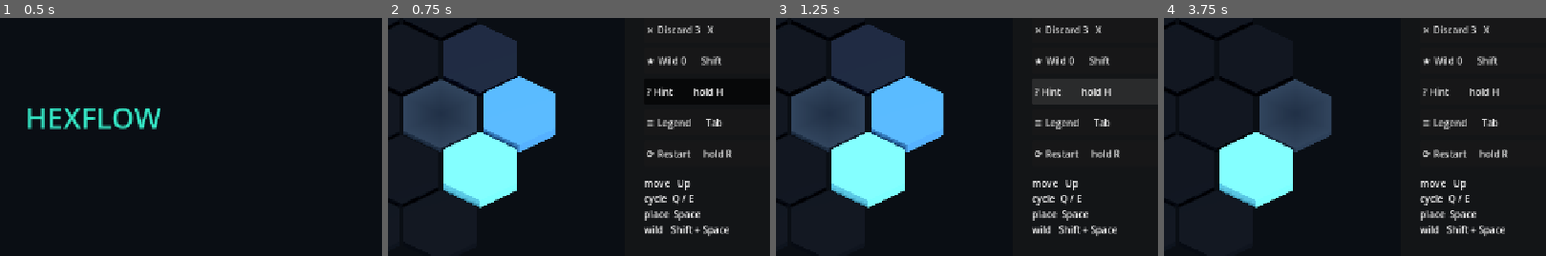
Above: before the commit, frames 1-4 (left to right).
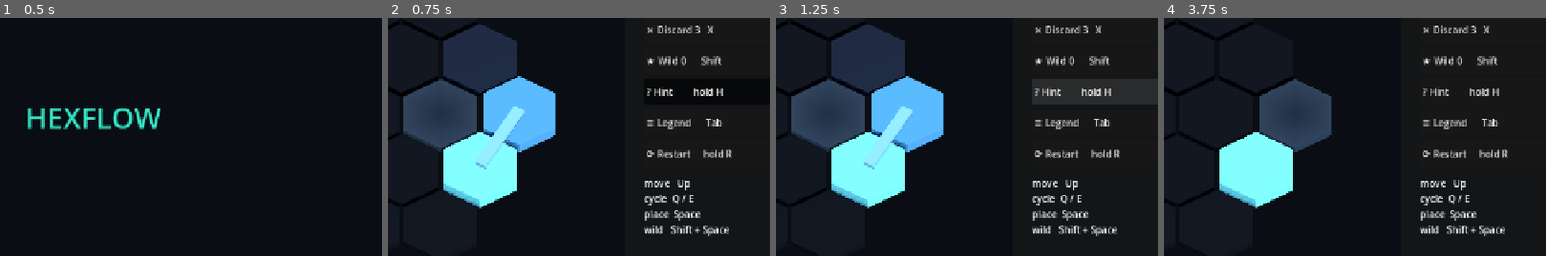
Above: after the commit, the same moments.

Repository: iszlai/hex-game
Game: Godot game, scene res://src/scenes/boot/boot.tscn
Two runs of this game, one before a commit and one after it. Both use one fixed random seed, a clock stepped at 60 frames per second and the inputs below.
Inputs (mouse positions are % of the whole screen's width and height, from its top left):
- Up to frame 1 (0.5 s): no input
- Up to frame 2 (0.75 s): tap Enter at 0.5 s; move the mouse to (72, 45) at 0.52 s; hold Right (board_move_right) from 0.53 s (still down); hold Space (board_confirm) from 0.53 s (still down); click (72, 45) at 0.67 s
- Up to frame 3 (1.25 s): keep holding Right (board_move_right); keep holding Space (board_confirm)
- Up to frame 4 (3.75 s): release Right (board_move_right) at 1.25 s; release Space (board_confirm) at 1.25 s; click "⟳ Restart hold R" at 1.25 s; click "⟳ Restart hold R" at 2 s; click "⟳ Restart hold R" at 2.75 s; click "↺ Undo Z" at 3.5 s
The pictures show only the part of the screen within x 38-88%, y 29-79%; the shares and areas given below are measured in that part.

Frame 1 is identical in both runs. In frame 2, 0.6% of the frame differs, in the area x 23-36%, y 37-64%; in frame 3, 0.6%; in frame 4, nothing differs.

Commit message:
Draw the path as one continuous stroke
The 3D board could say which cells were joined — C-22 raises them — but not in
what order. A route that doubles back through its own row was two rows of raised
tiles and no way to read which came first, and §13.1's "single continuous line
of light" was not on screen at all.

`BoardLinks` is the second of the two multimeshes §20's draw-call budget already
reserves for the board: one bar per edge, laid on the tile tops, carrying the
grey-box's depth gradient so the far end of a long path is visibly the far end.
Portal jumps draw as the grey-box's dashed tether — thinner and unlit, because
§6 calls it faint, which keeps it distinguishable from a lattice step by two
channels that are not colour.

The buffer is sized once for the longest path a board can hold and drawn with
`visible_instance_count`, so a placement rewrites instances rather than
reallocating (C4). The ribbon is rebuilt rather than appended to, because `edges`
is popped on undo and a stroke that only grew would leave the undone step lit.

Two things the screenshots did not catch and the tests did. The bar was centred
on the tile surface rather than standing on it, so half of it was buried in a
tile of the same colour — visible once I looked, which is why the tint is now
lightened off its own path colour. And every face of the bar mesh was wound
inside out: with emission carrying most of the brightness it looked fine in a
capture, and only the normals assertion said otherwise.

Co-Authored-By: Claude Opus 5 <noreply@anthropic.com>

Diff:
--- /dev/null
+++ b/hexflow/src/view/board_links.gd
@@ -0,0 +1,227 @@
+## The path as one continuous stroke: a ribbon of light laid over the tiles it has
+## joined, plus a dashed tether wherever the route jumped through a portal.
+##
+## §13.3 draws connectors as rounded capsules in a second SDF pass. C-18 has no
+## canvas pass to put them in, so they are geometry like everything else on this
+## board — one `MultiMesh` of bars, which is the "one MultiMesh for connectors"
+## §20's draw-call budget already reserved.
+##
+## Without them a route reads as a row of separately raised tiles rather than as a
+## line: [BoardTiles] can say *which* cells are joined, but not in what order, and
+## a path that crosses its own row twice becomes ambiguous. The ribbon carries the
+## same depth gradient the grey-box's connectors did (§13.3), so which end is the
+## near end survives here too.
+##
+## The instance buffer is allocated once for the worst case a level can reach and
+## the live prefix is shown with `visible_instance_count`, so a placement rewrites
+## instances and never reallocates (C4). There is no `_process` and no `_draw`.
+class_name BoardLinks
+extends MultiMeshInstance3D
+
+const SHADER := "res://src/view/shaders/path_link.gdshader"
+
+## Kind codes, written into `INSTANCE_CUSTOM.r`; the shader lights the two
+## differently. A wire format: append, never renumber.
+enum Kind { LINK = 0, TETHER = 1 }
+
+## Ribbon width and thickness as fractions of the cell circumradius. The grey-box
+## drew its connectors at 0.30 of a cell; this is a little narrower because a solid
+## bar in three dimensions reads heavier than a flat stroke does.
+const LINK_WIDTH := 0.26
+const LINK_HEIGHT := 0.09
+
+## How far the ribbon is lifted off its own path colour. See [method _colour_at].
+const LINK_LIGHTEN := 0.15
+
+## A portal jump is not a lattice step, so it is not drawn like one: dashes, and a
+## thinner ribbon. Two channels that are not colour (§21) — the grey-box used the
+## same dashes for the same reason.
+const TETHER_WIDTH := 0.12
+const TETHER_DASHES := 5
+## Fraction of each dash's slot left empty, which is what makes it a dash.
+const TETHER_GAP := 0.45
+
+## Lift above the tile top, as a fraction of the circumradius. Enough to sit *on*
+## the tiles rather than inside them; small enough that the ribbon still reads as
+## lying on the board rather than floating over it.
+const LIFT := 0.012
+
+@export var palette: Palette = null
+
+var _tiles: BoardTiles = null
+var _board: Board = null
+var _state: GameState = null
+var _layout: HexLayout = null
+var _depth: Dictionary = {}
+var _segments: Array = []    # of [Vector3 from, Vector3 to, Kind, Color]
+
+
+func _ready() -> void:
+	if palette == null:
+		palette = load("res://src/data/palettes/neon_dark.tres")
+
+
+## Allocates the buffer for the longest path [param state]'s board could ever hold
+## and fills in whatever it holds now. Called once per level; every later change
+## goes through [method rebuild], which allocates no instances.
+func bind(state: GameState, layout: HexLayout, tiles: BoardTiles) -> void:
+	_state = state
+	_board = state.board
+	_layout = layout
+	_tiles = tiles
+
+	var mm := MultiMesh.new()
+	mm.transform_format = MultiMesh.TRANSFORM_3D
+	mm.use_colors = true
+	mm.use_custom_data = true
+	mm.mesh = build_bar_mesh()
+	mm.instance_count = capacity_for(_board)
+	multimesh = mm
+
+	if material_override == null:
+		var mat := ShaderMaterial.new()
+		mat.shader = load(SHADER)
+		material_override = mat
+
+	rebuild()
+
+
+## How many instances a level on [param board] can ever need.
+##
+## Every edge joins exactly one cell that was not in the path before, so a path can
+## hold at most `cells - 1` of them; each portal edge costs [constant
+## TETHER_DASHES] instead of one, and a pair can be traversed at most once because
+## the second entry finds its twin already joined.
+static func capacity_for(board: Board) -> int:
+	return maxi(1, board.size() - 1 + board.portal_pairs().size() * (TETHER_DASHES - 1))
+
+
+## Recomputes the whole ribbon from the live path. Called after each move — and
+## after an undo, which is why it is rebuilt rather than appended to: `edges` is
+## popped on undo, and a ribbon that only ever grew would leave the undone step
+## lit.
+func rebuild() -> void:
+	if multimesh == null or _state == null:
+		return
+	_depth = PathDepth.of(_state)
+	_segments = segments()
+	var live: int = mini(_segments.size(), multimesh.instance_count)
+	for i: int in range(live):
+		multimesh.set_instance_transform(i, transform_of(i))
+		multimesh.set_instance_color(i, tint_of(i))
+		multimesh.set_instance_custom_data(i, custom_of(i))
+	# The rest of the buffer keeps whatever it last held and is simply not drawn.
+	multimesh.visible_instance_count = live
+
+
+## One entry per bar to draw, in path order: `[from, to, kind, colour]` with the
+## ends already lifted onto the tile tops they run between. Computed apart from the
+## push because instance data cannot be read back under the headless renderer.
+func segments() -> Array:
+	var out: Array = []
+	for e: Variant in _state.edges:
+		var edge: Array = e
+		var from: Vector3i = edge[0]
+		var to: Vector3i = edge[2]
+		if not _board.has(from) or not _board.has(to):
+			continue
+		var a: Vector3 = _top_of(from)
+		var b: Vector3 = _top_of(to)
+		if int(edge[1]) == Direction.PORTAL:
+			# A tether spans two cells that are not neighbours, so it is cut into
+			# dashes rather than drawn as one long bar.
+			for i: int in range(TETHER_DASHES):
+				var t0: float = (float(i) + TETHER_GAP * 0.5) / float(TETHER_DASHES)
+				var t1: float = (float(i) + 1.0 - TETHER_GAP * 0.5) / float(TETHER_DASHES)
+				out.append([a.lerp(b, t0), a.lerp(b, t1), Kind.TETHER, palette.portal])
+		else:
+			out.append([a, b, Kind.LINK, _colour_at(to)])
+	return out
+
+
+func count() -> int:
+	return _segments.size()
+
+
+func kind_of(i: int) -> Kind:
+	return _segments[i][2] as Kind
+
+
+## Where bar [param i] runs and how thick it is: length along its own x, thickness
+## up, width across. The bar mesh is a unit cube, so the basis is the whole shape.
+func transform_of(i: int) -> Transform3D:
+	var from: Vector3 = _segments[i][0]
+	var to: Vector3 = _segments[i][1]
+	var tether: bool = kind_of(i) == Kind.TETHER
+	var along: Vector3 = to - from
+	var length: float = along.length()
+	var dir: Vector3 = along / maxf(length, 0.0001)
+	# `side` is horizontal by construction and `up` is square to both, so a bar
+	# between tiles of different heights still lies flat rather than rolling.
+	var side: Vector3 = dir.cross(Vector3.UP).normalized()
+	var up: Vector3 = side.cross(dir).normalized()
+	var width: float = _layout.size * (TETHER_WIDTH if tether else LINK_WIDTH)
+	var height: float = _layout.size * LINK_HEIGHT
+	# The bar mesh is centred on its own origin, so half of it would be sunk into
+	# the tile it lies on — and a ribbon the same colour as the tile under it, half
+	# buried in it, is a ribbon nobody can see. Lift by half its thickness so it
+	# stands *on* the surface.
+	return Transform3D(
+		Basis(dir * length, up * height, side * width),
+		(from + to) * 0.5 + up * height * 0.5
+	)
+
+
+func tint_of(i: int) -> Color:
+	return _segments[i][3] as Color
+
+
+func custom_of(i: int) -> Color:
+	return Color(float(kind_of(i)), 0.0, 0.0, 0.0)
+
+
+## The same gradient the grey-box's connectors used, from the same tokens: a
+## connector takes the colour of the cell it leads *to*, so the stroke darkens
+## along the route and the far end of a long path is visibly the far end (§13.3).
+##
+## Lightened, because in 3D the ribbon lies on tiles that are *already* filled with
+## that exact colour (C-22 tinted them the same way) — at the token's own value the
+## stroke is invisible on its own path. The grey-box lightened its path outlines by
+## the same trick and for the same reason.
+func _colour_at(cell: Vector3i) -> Color:
+	return palette.path_at_depth(int(_depth.get(cell, 0)), maxi(1, _depth.size())) \
+		.lightened(LINK_LIGHTEN)
+
+
+func _top_of(cell: Vector3i) -> Vector3:
+	return _layout.to_plane(cell) + Vector3.UP * (_tiles.top_of(cell) + _layout.size * LIFT)
+
+
+## A unit bar: 1 long on x, 1 thick on y, 1 wide on z, centred on its own origin so
+## a bar is placed by its midpoint. Normals come from
+## [method SurfaceTool.generate_normals] for the same reason [BoardTiles]' prism
+## does — the winding is then the engine's convention rather than a reading of it.
+static func build_bar_mesh() -> ArrayMesh:
+	var st := SurfaceTool.new()
+	st.begin(Mesh.PRIMITIVE_TRIANGLES)
+	st.set_smooth_group(-1)
+	var h := 0.5
+	# Six faces, each two triangles, wound counter-clockwise seen from outside.
+	var faces: Array = [
+		[Vector3(h, -h, -h), Vector3(h, h, -h), Vector3(h, h, h), Vector3(h, -h, h)],
+		[Vector3(-h, -h, h), Vector3(-h, h, h), Vector3(-h, h, -h), Vector3(-h, -h, -h)],
+		[Vector3(-h, h, -h), Vector3(-h, h, h), Vector3(h, h, h), Vector3(h, h, -h)],
+		[Vector3(-h, -h, h), Vector3(-h, -h, -h), Vector3(h, -h, -h), Vector3(h, -h, h)],
+		[Vector3(-h, -h, h), Vector3(h, -h, h), Vector3(h, h, h), Vector3(-h, h, h)],
+		[Vector3(h, -h, -h), Vector3(-h, -h, -h), Vector3(-h, h, -h), Vector3(h, h, -h)],
+	]
+	for f: Variant in faces:
+		var q: Array = f
+		# Reversed, because the quads above are listed anticlockwise seen from
+		# outside and Godot's front face is the clockwise one. Every normal came out
+		# pointing into the bar until the test above said so.
+		for tri: Array in [[0, 2, 1], [0, 3, 2]]:
+			for k: int in tri:
+				st.add_vertex(q[k] as Vector3)
+	st.generate_normals()
+	return st.commit()
--- a/hexflow/src/view/board_view_3d.gd
+++ b/hexflow/src/view/board_view_3d.gd
@@ -17,9 +17,9 @@
 ## Both are the best available answer, and both are computed once per event — never
 ## per frame (C4).
 ##
-## What it holds: the camera, the layout, the screen-space mapping, and two
-## multimeshes — [BoardTiles] for the cells and [BoardMarks] for the §6 modifiers
-## standing on them.
+## What it holds: the camera, the layout, the screen-space mapping, and three
+## multimeshes — [BoardTiles] for the cells, [BoardLinks] for the path laid over
+## them and [BoardMarks] for the §6 modifiers standing on them.
 class_name BoardView3D
 extends SubViewportContainer
 
@@ -37,6 +37,7 @@
 var camera: BoardCamera = null
 var viewport: SubViewport = null
 var tiles: BoardTiles = null
+var links: BoardLinks = null
 var marks: BoardMarks = null
 var layout: HexLayout = null
 
@@ -71,6 +72,7 @@
 		TILE_TOP_RATIO)))
 	camera.frame_play_area(play_area)
 	tiles.bind(state, layout)
+	links.bind(state, layout, tiles)
 	marks.bind(state, layout, tiles)
 	_recompute_positions(camera.yaw_radians())
 
@@ -79,8 +81,9 @@
 ## level screen: the same four calls, in the same order, meaning the same things.
 func rebuild() -> void:
 	tiles.rebuild()
-	# After the tiles, always: a mark sits on top of the tile it labels, so it has
-	# to be told where that top is *after* a placement has raised it.
+	# After the tiles, always: both of these sit on top of the tiles, so they have
+	# to be told where the tops are *after* a placement has raised them.
+	links.rebuild()
 	marks.rebuild()
 
 
@@ -160,9 +163,15 @@
 	tiles.name = "BoardTiles"
 	tiles.palette = palette
 	viewport.add_child(tiles)
-	# The §6 modifiers, in a second multimesh: they are marks on tiles rather than
-	# kinds of tile, so they cannot ride C-22's height channel and cannot share the
-	# tiles' mesh either (C-23).
+	# The path itself, as the ribbon of §13.3 — the second of the two multimeshes
+	# §20's draw-call budget reserves for the board.
+	links = BoardLinks.new()
+	links.name = "BoardLinks"
+	links.palette = palette
+	viewport.add_child(links)
+	# The §6 modifiers, in a third: they are marks on tiles rather than kinds of
+	# tile, so they cannot ride C-22's height channel and cannot share either mesh
+	# (C-23).
 	marks = BoardMarks.new()
 	marks.name = "BoardMarks"
 	marks.palette = palette
--- /dev/null
+++ b/hexflow/src/view/shaders/path_link.gdshader
@@ -0,0 +1,35 @@
+// The connectors of §13.3, on C-18's geometry: the bars [BoardLinks] lays between
+// joined tiles, all of them in one draw call.
+//
+// Lit like the tiles are, so the ribbon belongs to the same board — but with a
+// little emission of its own, because §13.1 asks the path to read as "a single
+// continuous line of light" and a purely lit bar goes dark on the shadowed side of
+// a turn. A tether does not glow: §6 calls it faint, and it describes topology
+// rather than being part of the route.
+//
+// Colour arrives per instance from `palette.gd` (§13.2) — no literal in here, so
+// §21's palettes stay a `.tres` swap.
+//
+// INSTANCE_CUSTOM:
+//   r  BoardLinks.Kind — 0 a lattice connector, 1 a portal tether
+shader_type spatial;
+render_mode cull_back, diffuse_burley, specular_schlick_ggx;
+
+const float LINK_GLOW = 0.35;
+
+varying vec3 tint;
+varying flat float kind;
+
+void vertex() {
+	tint = COLOR.rgb;
+	kind = INSTANCE_CUSTOM.r;
+}
+
+void fragment() {
+	ALBEDO = tint;
+	// Smoother and shinier than a tile, so the ribbon separates from the prism it
+	// lies on without needing a second colour to do it.
+	ROUGHNESS = 0.32;
+	SPECULAR = 0.35;
+	EMISSION = tint * mix(LINK_GLOW, 0.0, kind);
+}
--- /dev/null
+++ b/hexflow/tests/unit/test_board_links.gd
@@ -0,0 +1,235 @@
+## @core — the path as one continuous stroke (§13.3 on C-18's geometry).
+##
+## The connectors carry what the tiles cannot. [BoardTiles] says *which* cells are
+## joined; only the ribbon says in what **order** they were joined, which is the
+## whole of §13.3's "reads as one continuous stroke" and the only thing that keeps
+## a path that doubles back through its own row unambiguous. So the claims here are
+## about the run of the ribbon, its gradient, and the fact that it shrinks again on
+## undo — plus the buffer discipline that keeps a placement from reallocating.
+extends GutTest
+
+const PLAY := Vector2(880.0, 688.0)
+
+var _view: BoardView3D = null
+var _links: BoardLinks = null
+var _tiles: BoardTiles = null
+var _state: GameState = null
+var _layout: HexLayout = null
+var _palette: Palette = null
+
+
+func before_each() -> void:
+	_palette = load("res://src/data/palettes/neon_dark.tres")
+	_state = GameState.start(Fixtures.fixed_level(Fixtures.shortest_route_tiles()))
+	_bind(_state)
+
+
+func _bind(state: GameState) -> void:
+	_view = BoardView3D.new()
+	add_child_autofree(_view)
+	_view.bind(state, PLAY)
+	_links = _view.links
+	_tiles = _view.tiles
+	_layout = _view.layout
+
+
+## A level whose straight NE route runs into a portal, so the path takes a jump and
+## the ribbon has to draw a tether. The fixture board's own portals sit off the
+## diagonal on purpose, which is exactly why they cannot serve here.
+func _portal_state() -> GameState:
+	var board := Board.build(
+		3, Fixtures.START, Fixtures.cells([Fixtures.GOAL]), [] as Array[Vector3i],
+		[[Vector3i(-1, 0, 1), Vector3i(2, -1, -1)]]
+	)
+	var level := Level.build(board, Fixtures.dirs(Fixtures.shortest_route_tiles()))
+	level.id = "fixture_portal_route"
+	return GameState.start(level)
+
+
+func _place_along_the_route(steps: int) -> void:
+	for i: int in range(steps):
+		assert_true(_state.place(_state.legal_targets()[0]), "step %d must be placeable" % i)
+		_view.rebuild()
+
+
+func _links_only() -> Array:
+	var out: Array = []
+	for i: int in range(_links.count()):
+		if _links.kind_of(i) == BoardLinks.Kind.LINK:
+			out.append(i)
+	return out
+
+
+func test_the_ribbon_starts_empty_and_grows_one_bar_per_placement() -> void:
+	assert_eq(_links.count(), 0, "nothing is joined yet, so there is no stroke")
+	assert_eq(_links.multimesh.visible_instance_count, 0)
+	for i: int in range(4):
+		_place_along_the_route(1)
+		assert_eq(_links.count(), i + 1, "one bar per step")
+		assert_eq(_links.multimesh.visible_instance_count, i + 1,
+			"and only the live prefix is drawn")
+
+
+## C4: the buffer is sized once for the worst case a level can reach, and a
+## placement rewrites instances rather than reallocating them.
+func test_a_placement_never_reallocates_the_buffer() -> void:
+	var mm: MultiMesh = _links.multimesh
+	var mesh: Mesh = mm.mesh
+	var capacity: int = mm.instance_count
+	assert_gte(capacity, _state.board.size() - 1, "room for the longest path")
+	_place_along_the_route(5)
+	assert_same(_links.multimesh, mm, "same multimesh")
+	assert_same(_links.multimesh.mesh, mesh, "same mesh")
+	assert_eq(_links.multimesh.instance_count, capacity, "same allocation")
+
+
+## Every edge joins exactly one previously unjoined cell, so the path can never
+## outrun the buffer. Played to exhaustion rather than argued, because an
+## off-by-one here is a silently vanishing connector.
+func test_the_ribbon_never_outruns_its_buffer() -> void:
+	var state := GameState.start(Fixtures.seeded_level(20260730))
+	_bind(state)
+	var guard: int = 0
+	while state.legal_targets().size() > 0 and guard < 200:
+		state.place(state.legal_targets()[0])
+		_view.rebuild()
+		assert_lte(_links.count(), _links.multimesh.instance_count,
+			"the ribbon must fit the buffer at %d placements" % state.placements)
+		guard += 1
+	assert_gt(state.placements, 3, "the fixture must actually have played")
+
+
+func test_nothing_runs_per_frame() -> void:
+	assert_false(_links.has_method("_process"), "no _process")
+	assert_false(_links.has_method("_draw"), "no _draw")
+
+
+## A bar runs from one tile top to the next and stands *on* them. Half-sunk is how
+## the first attempt looked on screen: a ribbon the colour of the tile beneath it,
+## buried in that tile, is a ribbon nobody can see.
+func test_a_bar_runs_between_the_two_tile_tops_it_joins() -> void:
+	_place_along_the_route(3)
+	var segs: Array = _links.segments()
+	for i: int in range(segs.size()):
+		var edge: Array = _state.edges[i]
+		var from: Vector3i = edge[0]
+		var to: Vector3i = edge[2]
+		var a: Vector3 = (segs[i] as Array)[0]
+		var b: Vector3 = (segs[i] as Array)[1]
+		assert_almost_eq(a.x, _layout.to_plane(from).x, 0.01, "bar %d leaves %v" % [i, from])
+		assert_almost_eq(b.z, _layout.to_plane(to).z, 0.01, "bar %d arrives at %v" % [i, to])
+		assert_gt(a.y, _tiles.top_of(from), "and rides above the tile top, not in it")
+		# The instance itself is lifted by half its thickness, so the bar's underside
+		# rests on the surface instead of straddling it.
+		var origin: Vector3 = _links.transform_of(i).origin
+		assert_gt(origin.y, (a.y + b.y) * 0.5, "bar %d stands on the tiles" % i)
+
+
+func test_a_bar_is_as_long_as_the_step_it_draws() -> void:
+	_place_along_the_route(2)
+	var neighbours: float = _layout.to_plane(Vector3i.ZERO).distance_to(
+		_layout.to_plane(Direction.delta(0)))
+	for i: int in _links_only():
+		var scale: Vector3 = _links.transform_of(i).basis.get_scale()
+		assert_almost_eq(scale.x, neighbours, 0.01, "bar %d spans one lattice step" % i)
+		assert_almost_eq(scale.z, _layout.size * BoardLinks.LINK_WIDTH, 0.01, "and its width")
+
+
+## §13.3: the stroke carries the depth gradient, so which end is the near end
+## survives even where the route crosses itself.
+func test_the_stroke_carries_the_depth_gradient() -> void:
+	_place_along_the_route(5)
+	var live: Array = _links_only()
+	assert_gt(live.size(), 3, "a stroke long enough to have a gradient")
+	assert_ne(_links.tint_of(live[0]), _links.tint_of(live[live.size() - 1]),
+		"the far end of the stroke is a different colour from the near end")
+	# And it is the palette's gradient, not an invention of this node's.
+	var last: Vector3i = (_state.edges[live[live.size() - 1]] as Array)[2]
+	var depth: Dictionary = PathDepth.of(_state)
+	assert_eq(_links.tint_of(live[live.size() - 1]),
+		_palette.path_at_depth(int(depth[last]), maxi(1, depth.size()))
+			.lightened(BoardLinks.LINK_LIGHTEN))
+
+
+## The ribbon has to come back down. `edges` is popped on undo, so a stroke that
+## only ever grew would leave the undone step lit — which is the one thing the
+## player would read as "that move still counts".
+func test_undo_shortens_the_stroke() -> void:
+	_place_along_the_route(4)
+	var before: int = _links.count()
+	assert_true(_state.undo(), "the fixture must be undoable")
+	_view.rebuild()
+	assert_eq(_links.count(), before - 1, "the undone step is no longer drawn")
+	assert_eq(_links.multimesh.visible_instance_count, before - 1)
+
+
+## A portal jump is not a lattice step and must not draw like one (§6): dashes, and
+## a thinner ribbon — two channels that are not colour (§21).
+func test_a_portal_jump_draws_as_a_dashed_tether() -> void:
+	var state := _portal_state()
+	_bind(state)
+	# Two NE steps reach the portal at (-1, 0, 1), which drags in its twin.
+	for i: int in range(2):
+		assert_true(state.place(state.legal_targets()[0]), "step %d" % i)
+	_view.rebuild()
+
+	var dashes: Array = []
+	for i: int in range(_links.count()):
+		if _links.kind_of(i) == BoardLinks.Kind.TETHER:
+			dashes.append(i)
+	assert_eq(dashes.size(), BoardLinks.TETHER_DASHES, "one tether, cut into dashes")
+
+	var link_width: float = _layout.size * BoardLinks.LINK_WIDTH
+	for i: int in dashes:
+		assert_lt(_links.transform_of(i).basis.get_scale().z, link_width,
+			"a tether is the thinner stroke")
+		assert_eq(_links.tint_of(i), _palette.portal, "and it is the portal's own colour")
+		assert_almost_eq(_links.custom_of(i).r, float(BoardLinks.Kind.TETHER), 0.001,
+			"so the shader can leave it unlit — §6 calls it faint")
+
+	# Dashes, not one long bar: consecutive pieces must not touch.
+	var segs: Array = _links.segments()
+	var first_end: Vector3 = (segs[dashes[0]] as Array)[1]
+	var second_start: Vector3 = (segs[dashes[1]] as Array)[0]
+	assert_gt(first_end.distance_to(second_start), 1.0, "there is a gap between dashes")
+
+
+func test_a_tether_runs_between_its_two_portal_cells() -> void:
+	var state := _portal_state()
+	_bind(state)
+	for i: int in range(2):
+		assert_true(state.place(state.legal_targets()[0]), "step %d" % i)
+	_view.rebuild()
+
+	var a: Vector3 = _layout.to_plane(Vector3i(-1, 0, 1))
+	var b: Vector3 = _layout.to_plane(Vector3i(2, -1, -1))
+	var span: float = a.distance_to(b)
+	assert_gt(span, _layout.size * 2.0, "the twins are not neighbours, which is the point")
+	var segs: Array = _links.segments()
+	for i: int in range(_links.count()):
+		if _links.kind_of(i) != BoardLinks.Kind.TETHER:
+			continue
+		for end: Variant in [(segs[i] as Array)[0], (segs[i] as Array)[1]]:
+			var p: Vector3 = end as Vector3
+			# On the segment between the two portals: the two legs sum to the whole.
+			var flat := Vector3(p.x, 0.0, p.z)
+			assert_almost_eq(flat.distance_to(a) + flat.distance_to(b), span, 0.5,
+				"dash %d strays off the line between the twins" % i)
+
+
+func test_the_bar_is_a_unit_cube_wound_outward() -> void:
+	var mesh := BoardLinks.build_bar_mesh()
+	var arrays: Array = mesh.surface_get_arrays(0)
+	var verts: PackedVector3Array = arrays[Mesh.ARRAY_VERTEX]
+	var normals: PackedVector3Array = arrays[Mesh.ARRAY_NORMAL]
+	assert_eq(verts.size(), 36, "six faces of two triangles")
+	for v: Vector3 in verts:
+		assert_almost_eq(absf(v.x), 0.5, 0.001, "centred on its own origin")
+		assert_almost_eq(absf(v.y), 0.5, 0.001)
+		assert_almost_eq(absf(v.z), 0.5, 0.001)
+	# Winding is the engine's convention rather than a reading of it, as it is for
+	# the prism: a bar built inside out fails here instead of on a screenshot.
+	for i: int in range(0, verts.size(), 3):
+		var centroid: Vector3 = (verts[i] + verts[i + 1] + verts[i + 2]) / 3.0
+		assert_gt(normals[i].dot(centroid.normalized()), 0.5,
+			"face at %v must point away from the centre" % centroid)
Not shown, added: hexflow/src/view/board_links.gd.uid
Not shown, added: hexflow/src/view/shaders/path_link.gdshader.uid
Not shown, added: hexflow/tests/unit/test_board_links.gd.uid
Not shown, changed: TODO.md
